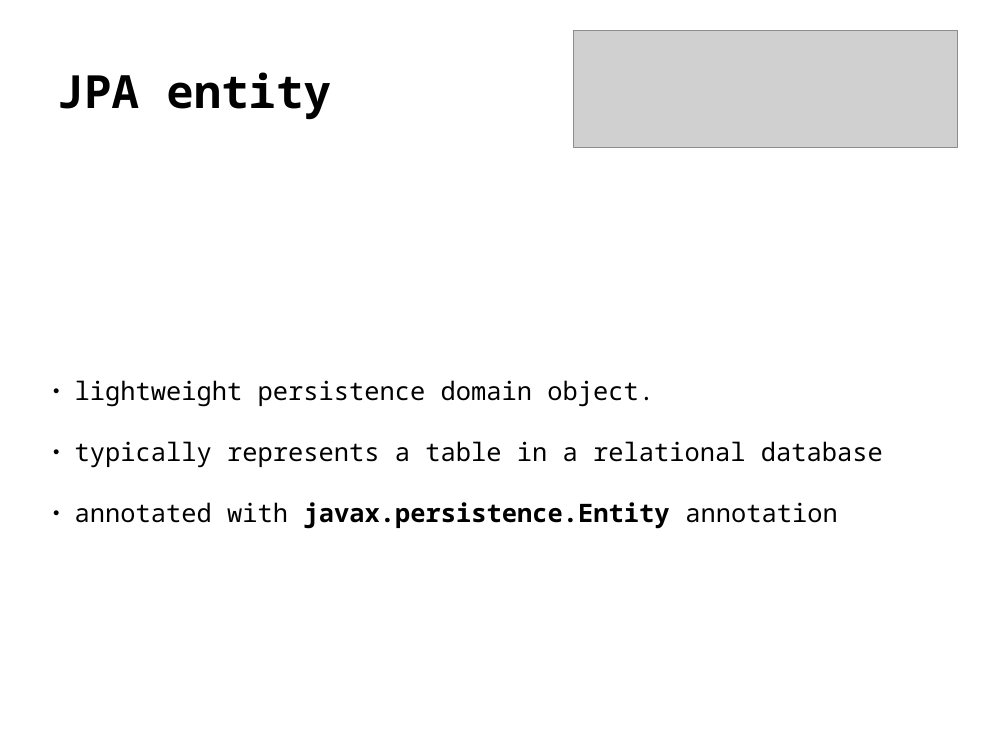
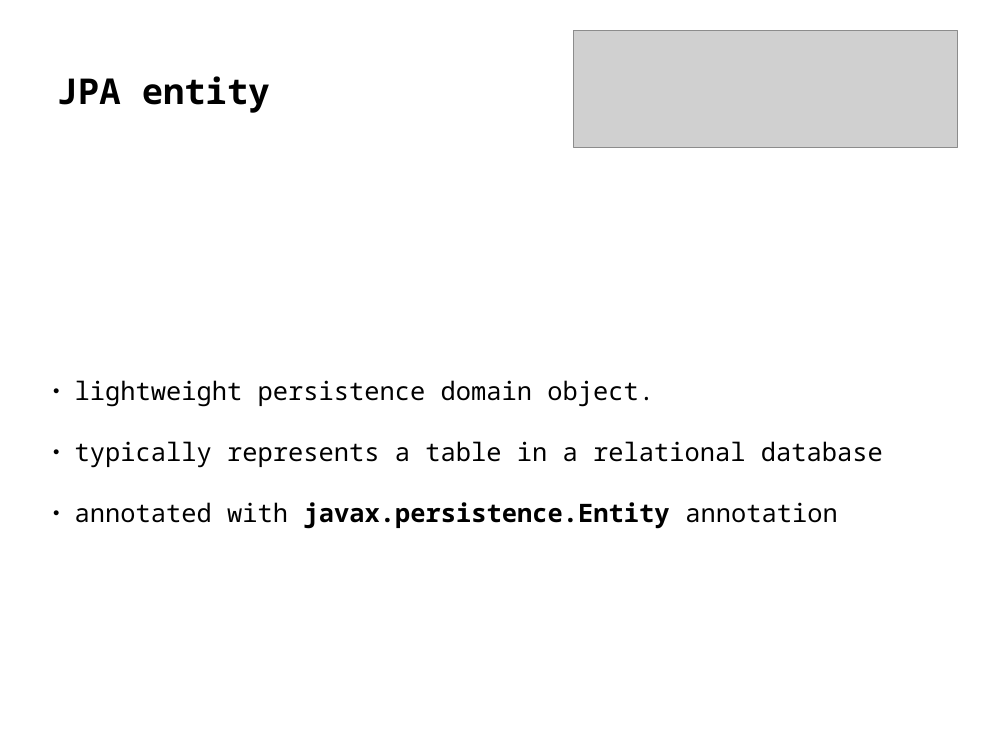
Before and after one commit to delia-popescu/hibernate-jpa-demo, a slide deck: slide 3 of src/main/resources/jpa.odp (slide 4 before the commit). Drawn at 1008x756 pixels with LibreOffice and Linux fonts; fonts in the diff are those of the drawing; grey boxes stand for pictures. Boxes give left, top, right and bottom in pixels: in the first picture for what was removed or moved away, otherwise in the second. Text is boxed around its words. In the diff, an @@ line names an element or a change of style, - is before the commit and + after.

```diff
--- a/src/main/resources/jpa.odp
+++ b/src/main/resources/jpa.odp
@@ title "JPA entity" at bbox=[57, 76, 270, 113]: size 36 to 28 pt @@
```
Also in this commit, not shown: 4 other slides changed, 1 slide added, 2 slides removed, 28 other files.
